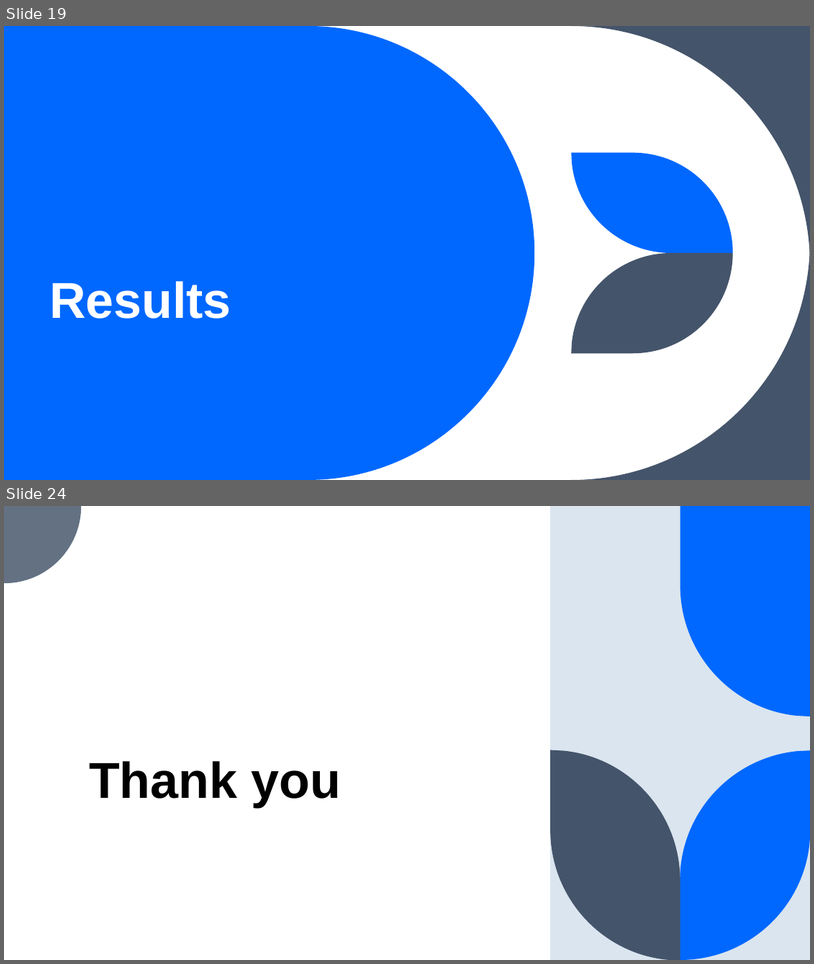
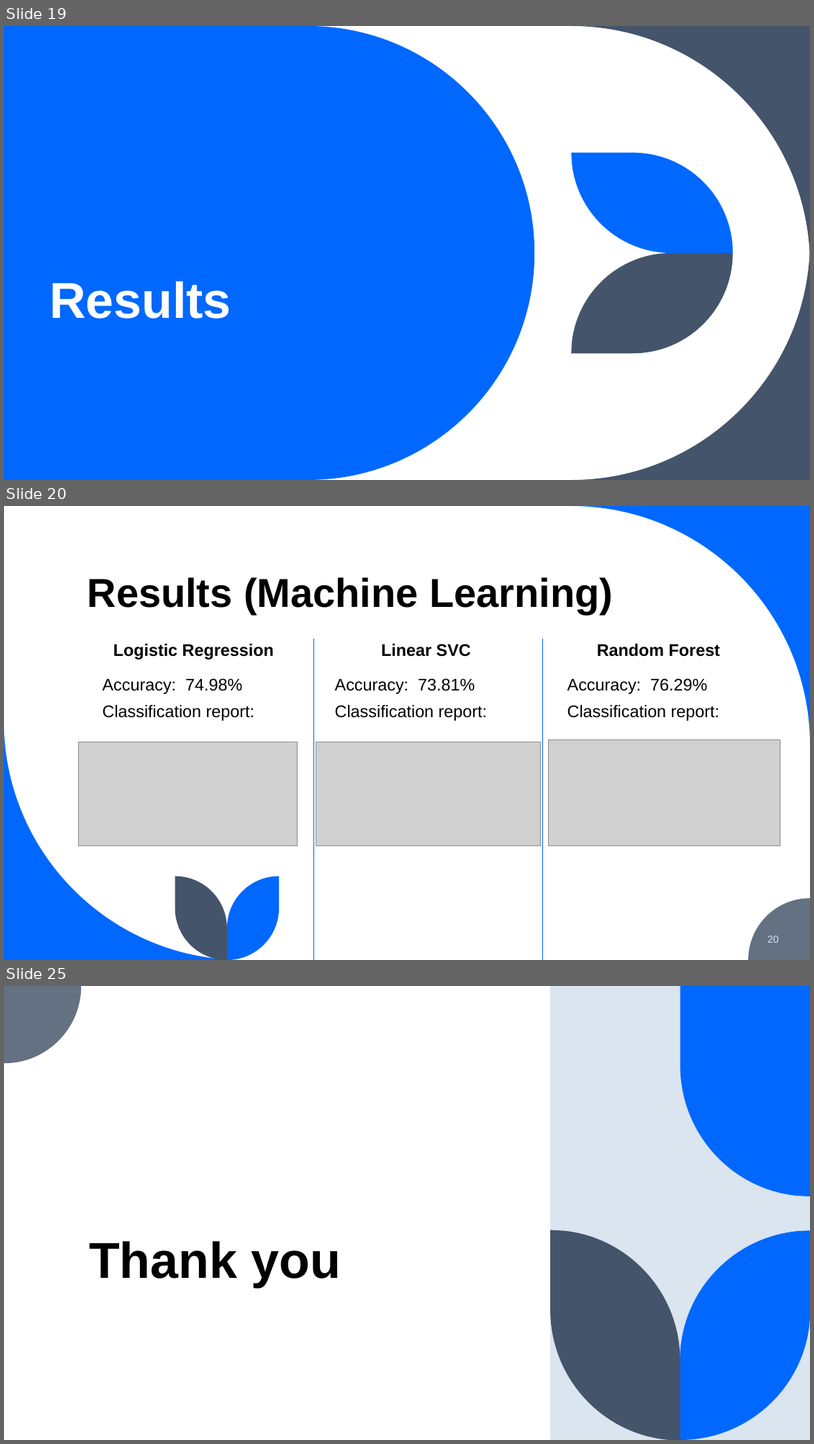
Before and after one commit to Fatmakaram97/Zep-task, a slide deck: Mental classes presentation.pptx. Shown one above the other, each under a label of ours: slides 19 and 24 before the commit, slides 19, 20 and 25 after it; the slides between them are not shown. The pictures are 814x964 and 814x1444 pixels, drawn with LibreOffice and Linux fonts; fonts in the diff are those of the drawing; grey boxes stand for pictures. Boxes give left, top, right and bottom in pixels: in the first picture for what was removed or moved away, otherwise in the second. Text is boxed around its words. In the diff, an @@ line names an element or a change of style, - is before the commit and + after.

```diff
--- a/Mental classes presentation.pptx
+++ b/Mental classes presentation.pptx
@@ slide 20 added at box(4, 506, 810, 960), background #FFFFFF @@
@@ freeform shape added at box(571, 506, 810, 745), fill #0068FF @@
@@ title added at box(88, 577, 613, 614), 48 pt, text #000000, bold @@
+Results (Machine Learning)
@@ text added at box(113, 644, 274, 659), 20 pt, text #000000, bold @@
+Logistic Regression
@@ line added from (314, 638) to (314, 960), #0066F9 0.75 pt @@
@@ text added at box(381, 644, 471, 656), 20 pt, text #000000, bold @@
+Linear SVC
@@ line added from (543, 638) to (543, 960), #0066F9 0.75 pt @@
@@ text added at box(597, 644, 720, 656), 20 pt, text #000000, bold @@
+Random Forest
@@ text added at box(103, 678, 255, 721), 20 pt, text #000000 @@
+Accuracy: 74.98%
+Classification report:
@@ text added at box(335, 678, 487, 721), 20 pt, text #000000 @@
+Accuracy: 73.81%
+Classification report:
@@ text added at box(568, 678, 720, 721), 20 pt, text #000000 @@
+Accuracy: 76.29%
+Classification report:
@@ freeform shape added at box(4, 721, 243, 960), fill #0068FF @@
@@ picture added at box(78, 742, 298, 846) @@
@@ picture added at box(316, 742, 541, 846) @@
@@ picture added at box(548, 739, 780, 846) @@
@@ freeform shape added at box(175, 876, 227, 960), fill #44546A @@
@@ freeform shape added at box(227, 876, 280, 960), fill #0068FF @@
@@ freeform shape added at box(748, 898, 810, 960), fill #637183 @@
@@ page number added at box(768, 935, 779, 942), 12 pt, text #DAE5EF @@
+20
@@ what was slide 24 is now slide 25 @@
```
Also in this commit, not shown: 6 slides changed, 16 other slides added, 16 slides removed, 2 other files.
